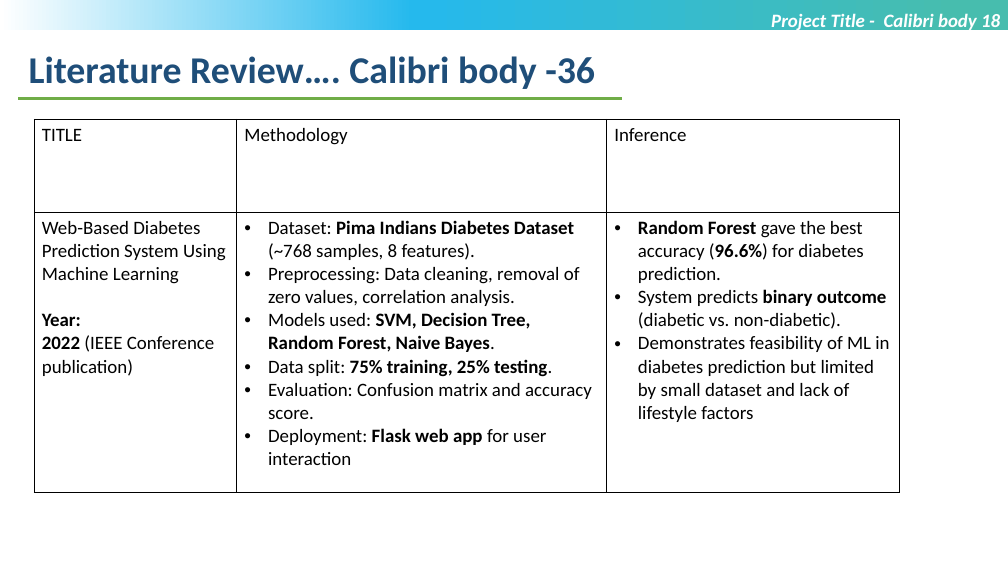
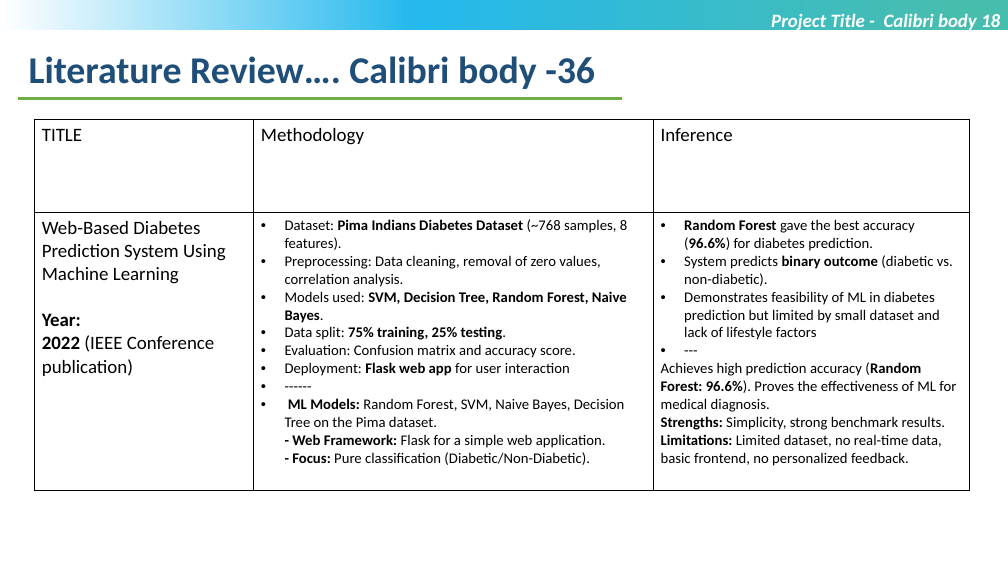
Before and after one commit to Nivyasreec/files, a slide deck: slide 4 of MTech_Project_PPTltim.pptx. Drawn at 1008x567 pixels with LibreOffice and Linux fonts; fonts in the diff are those of the drawing; background and template pictures are left out. Boxes give left, top, right and bottom in pixels: in the first picture for what was removed or moved away, otherwise in the second. Text is boxed around its words. In the diff, an @@ line names an element or a change of style, - is before the commit and + after.

```diff
--- a/MTech_Project_PPTltim.pptx
+++ b/MTech_Project_PPTltim.pptx
@@ table at (x1=34, y1=119, x2=970, y2=490) @@
-row 2, column 2: Dataset: Pima Indians Diabetes Dataset (~768 samples, 8 features). / Preprocessing: Data cleaning, removal of zero values, correlation analysis. / Models used: SVM, Decision Tree, Random Forest, Naive Bayes. / Data split: 75% training, 25% testing. / Evaluation: Confusion matrix and accuracy score. / Deployment: Flask web app for user interaction
+row 2, column 2: Dataset: Pima Indians Diabetes Dataset (~768 samples, 8 features). / Preprocessing: Data cleaning, removal of zero values, correlation analysis. / Models used: SVM, Decision Tree, Random Forest, Naive Bayes. / Data split: 75% training, 25% testing. / Evaluation: Confusion matrix and accuracy score. / Deployment: Flask web app for user interaction / ------ / ML Models: Random Forest, SVM, Naive Bayes, Decision Tree on the Pima dataset. - Web Framework: Flask for a simple web application. - Focus: Pure classification (Diabetic/Non-Diabetic).
-row 2, column 3: Random Forest gave the best accuracy (96.6%) for diabetes prediction. / System predicts binary outcome (diabetic vs. non-diabetic). / Demonstrates feasibility of ML in diabetes prediction but limited by small dataset and lack of lifestyle factors
+row 2, column 3: Random Forest gave the best accuracy (96.6%) for diabetes prediction. / System predicts binary outcome (diabetic vs. non-diabetic). / Demonstrates feasibility of ML in diabetes prediction but limited by small dataset and lack of lifestyle factors / --- / Achieves high prediction accuracy (Random Forest: 96.6%). Proves the effectiveness of ML for medical diagnosis. Strengths: Simplicity, strong benchmark results. Limitations: Limited dataset, no real-time data, basic frontend, no personalized feedback.
@@ table resized from (x1=34, y1=119, x2=899, y2=493) to (x1=34, y1=119, x2=970, y2=490) @@
```
Also in this commit, not shown: 1 other slide changed, 1 slide added.
